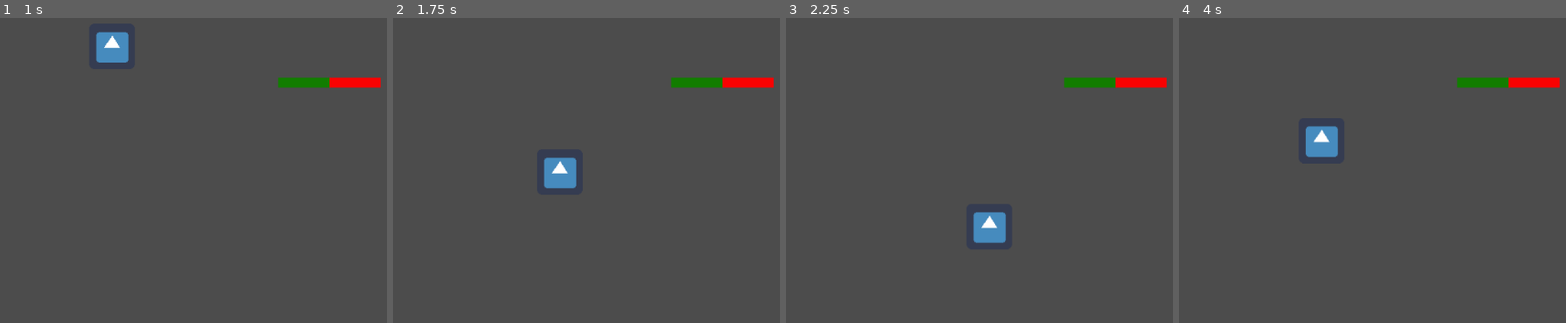
Above: before the commit, frames 1-4 (left to right).
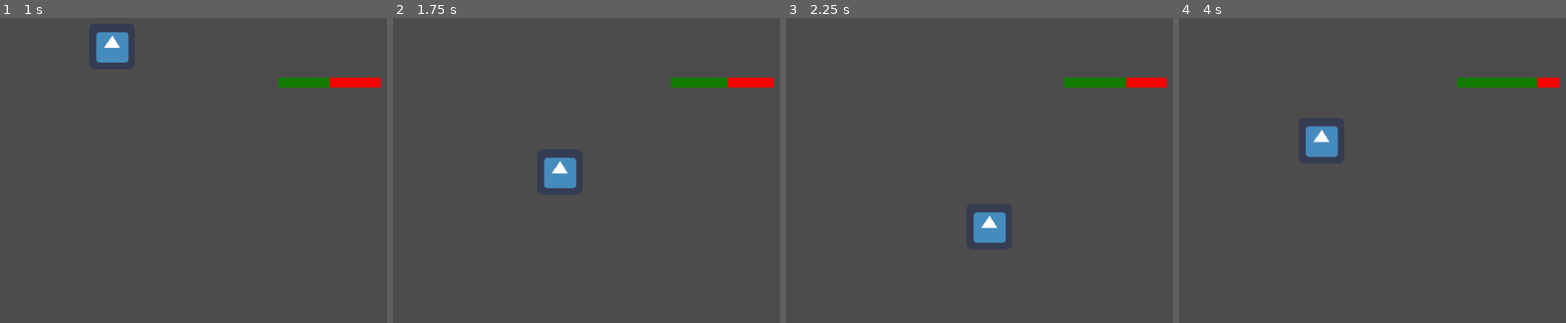
Above: after the commit, the same moments.

Repository: MLaurentys/GGJ2020
Game: Godot game, scene res://Tests/FixTest.tscn
Same seed, same stepped clock (60 frames per second), same inputs: the game is played once before the commit and once after it. This scene is started directly instead of the project's main scene. The engine's default icon, where the game draws it, is replaced by a stand-in: a white triangle on a blue panel in a dark square.
Inputs (mouse positions are in pixels of both pictures, inside the frame that each line leads up to):
- Up to frame 1 (1 s): tap Enter at 0.5 s; move the mouse to (outside the picture) at 0.52 s; hold Right (ui_right) from 0.53 s (still down); click (outside the picture) at 0.67 s; tap Space (ui_select) at 0.77 s
- Up to frame 2 (1.75 s): move the mouse to (613, 182) at 1.27 s; release Right (ui_right) at 1.28 s; hold Down (ui_down) from 1.28 s (still down); tap Space (ui_select) at 1.52 s
- Up to frame 3 (2.25 s): move the mouse to (outside the picture) at 2.02 s; release Down (ui_down) at 2.03 s; hold Right (ui_right) from 2.03 s (still down)
- Up to frame 4 (4 s): move the mouse to (1507, 246) at 2.77 s; release Right (ui_right) at 2.78 s; hold Up (ui_up) 2.78-3.53 s; click (1507, 246) at 2.92 s; tap Space (ui_select) at 3.02, 3.77 s; move the mouse to (outside the picture) at 3.52 s; hold Left (ui_left) from 3.53 s (still down)

Frame 1 is identical in both runs. In frame 2, less than 0.1% of the frame differs, in the area x 85-87%, y 19-23%; in frame 3, 0.1%; in frame 4, 0.3%, in the area x 85-93%, y 19-23%.

Commit message:
Add contactcooldown

Diff:
--- a/project/Characters/Player/Player.gd
+++ b/project/Characters/Player/Player.gd
@@ -23,7 +23,7 @@
 	$DashCooldown.wait_time = dash_cooldown
 
 func _physics_process(_delta):
-	#self.check_contact()
+	self.check_contact()
 	if not attacking and not dashing:
 		update_direction_from_input()
 
@@ -144,12 +144,12 @@
 func _on_InvulnerabilityTimer_timeout():
 	self.is_invulnerable = false
 
-#func check_contact():
-#	print("oi")
-#	if $ContactCooldown.time_left <= 0:
-#		for area in $CollisionShape2D.get_overlapping_areas():
-#			if area.is_in_group("buildings"):
-#				area.get_parent().fix_building()
-#				$ContactCooldown.start()
-#				break
-#
+func check_contact():
+	if $ContactCooldown.time_left <= 0:
+		for area in $Area2D.get_overlapping_areas():
+			print("hello")
+			if area.get_parent().is_in_group("buildings"):
+				print("hi")
+				area.get_parent().fix_building()
+				$ContactCooldown.start()
+				break
--- a/project/Characters/Player/Player.tscn
+++ b/project/Characters/Player/Player.tscn
@@ -40,5 +40,10 @@
 
 [node name="CollisionShape2D" type="CollisionShape2D" parent="Area2D" index="0"]
 shape = SubResource( 2 )
+
+[node name="ContactCooldown" type="Timer" parent="." index="7"]
+process_mode = 0
+wait_time = 0.1
+one_shot = true
 [connection signal="timeout" from="DashTimer" to="." method="stop_dash"]
 [connection signal="timeout" from="InvulnerabilityTimer" to="." method="_on_InvulnerabilityTimer_timeout"]
